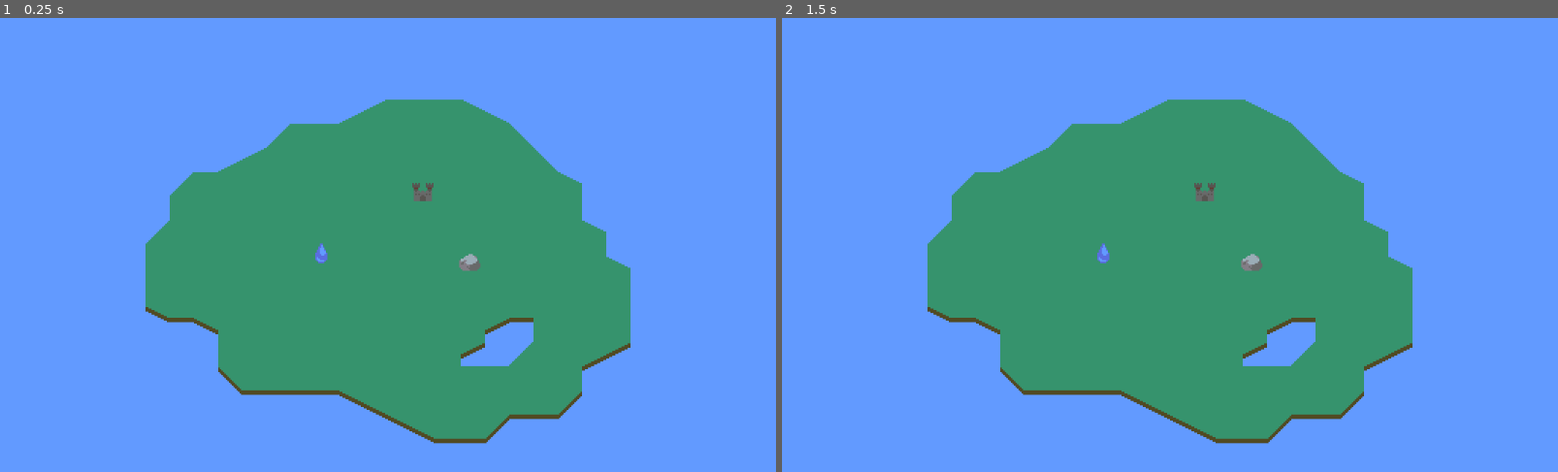
Above: before the commit, frames 1-2 (left to right).
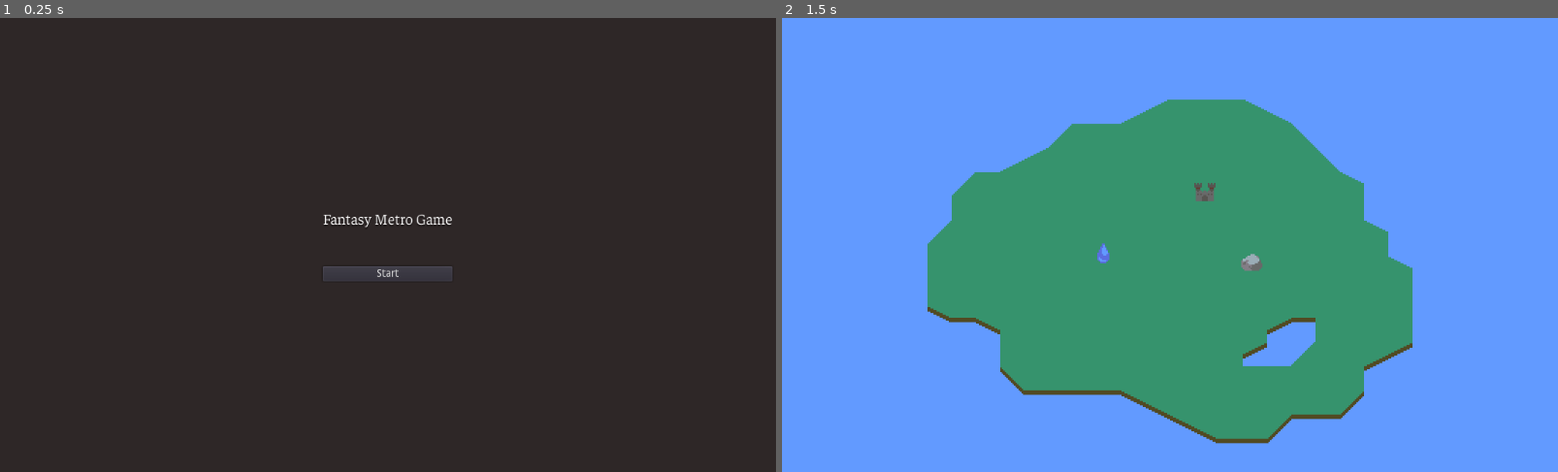
Above: after the commit, the same moments.

Repository: Hargne/fantasy-metro
Game: Godot game, scene res://screens/main_menu/main_menu.tscn
Two runs of this game, one before a commit and one after it. Both use one fixed random seed, a clock stepped at 60 frames per second and the inputs below. Before the commit the project starts from res://screens/gameplay/gameplay.tscn.
Inputs (mouse positions are in pixels of both pictures, inside the frame that each line leads up to):
- Up to frame 1 (0.25 s): no input
- Up to frame 2 (1.5 s): click (1170, 272) at 0.5 s, where only the run after the commit has a clickable "Start"; tap Enter at 1.25 s; move the mouse to (1340, 222) at 1.27 s; click (1340, 222) at 1.42 s

The runs differ from the first frame. In frame 1, 100% of the frame differs, in the area x 0-100%, y 0-100%; in frame 2, nothing differs.

Commit message:
Fixed menu

Diff:
--- a/project.godot
+++ b/project.godot
@@ -39,7 +39,7 @@
 [application]
 
 config/name="Fantasy Metro"
-run/main_scene="res://screens/gameplay/gameplay.tscn"
+run/main_scene="res://screens/main_menu/main_menu.tscn"
 
 [autoload]
 
--- a/screens/main_menu/main_menu.gd
+++ b/screens/main_menu/main_menu.gd
@@ -1,5 +1,5 @@
 extends Node2D
 
 func start_game() -> void:
-  if !get_tree().change_scene("res://screens/engine_test.tscn"):
+  if !get_tree().change_scene("res://screens/gameplay/gameplay.tscn"):
     printerr("Could not start game")
